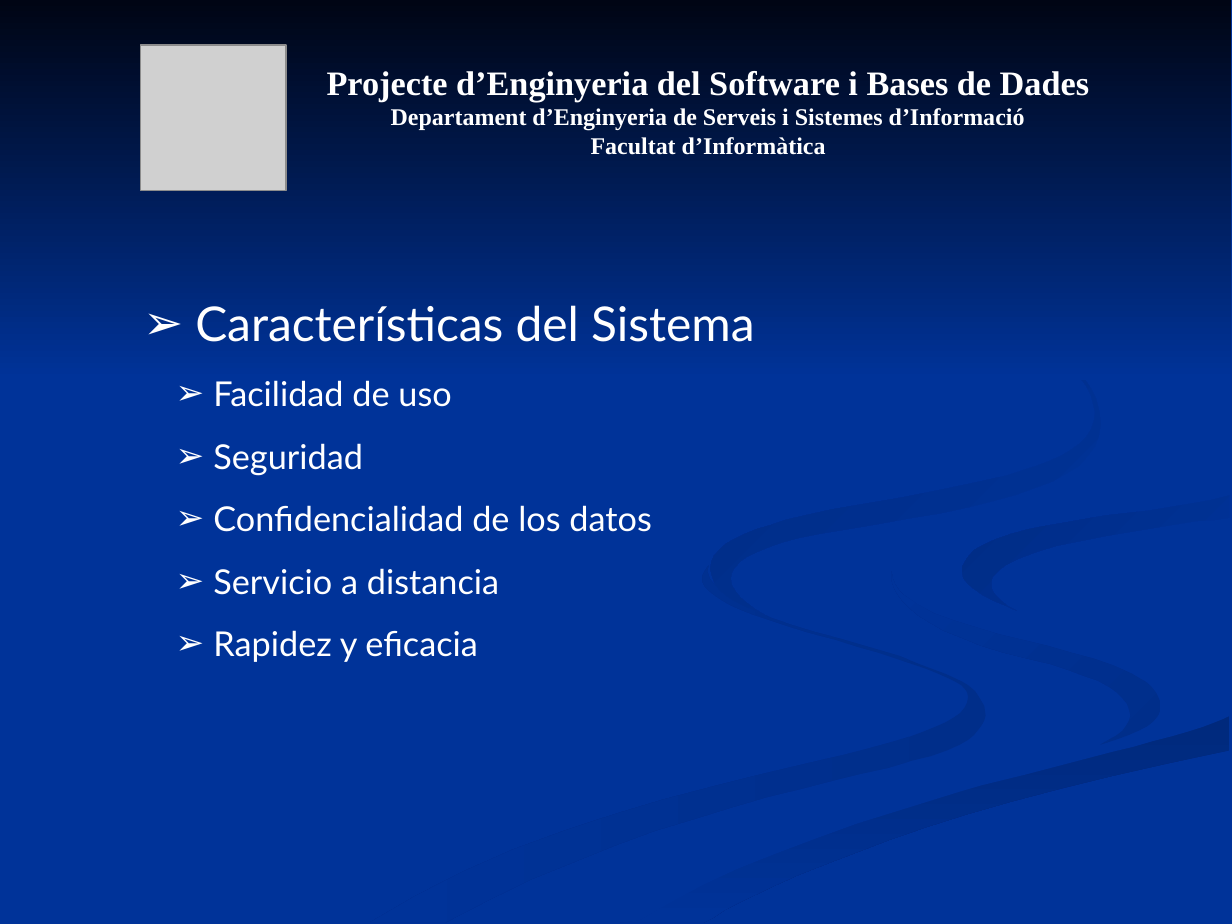
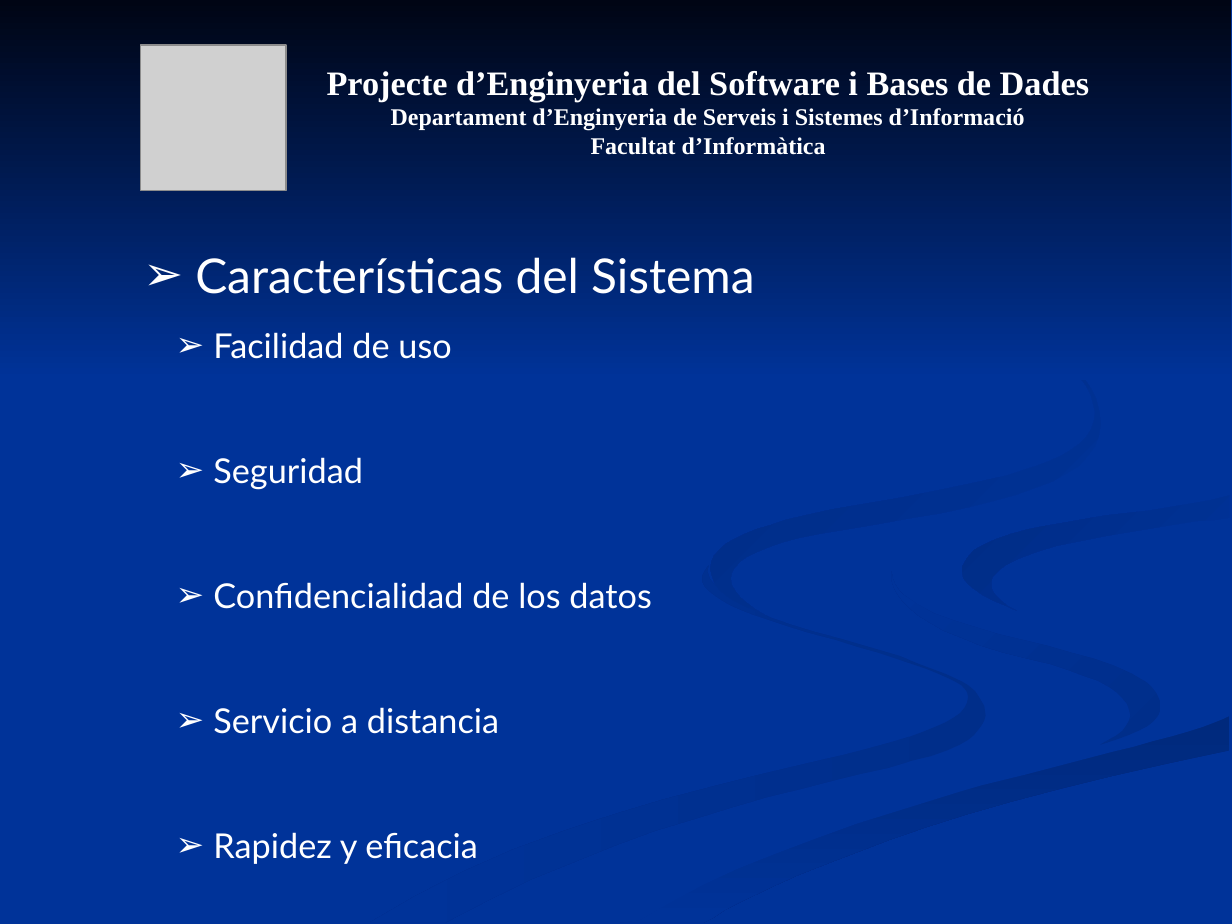
Before and after one commit to mvm9289/escfib, a slide deck: slide 8 of Docs/0910Q2-08-I-1-1.0-Presentacion.ppt. Drawn at 1232x924 pixels with LibreOffice and Linux fonts; fonts in the diff are those of the drawing; grey boxes stand for pictures. Boxes give left, top, right and bottom in pixels: in the first picture for what was removed or moved away, otherwise in the second. Text is boxed around its words. In the diff, an @@ line names an element or a change of style, - is before the commit and + after.

```diff
--- a/Docs/0910Q2-08-I-1-1.0-Presentacion.ppt
+++ b/Docs/0910Q2-08-I-1-1.0-Presentacion.ppt
@@ text "Características del Sistema" rewrapped from [195,305,754,662] to [195,257,754,864] @@
```
Also in this commit, not shown: 3 other slides changed.
